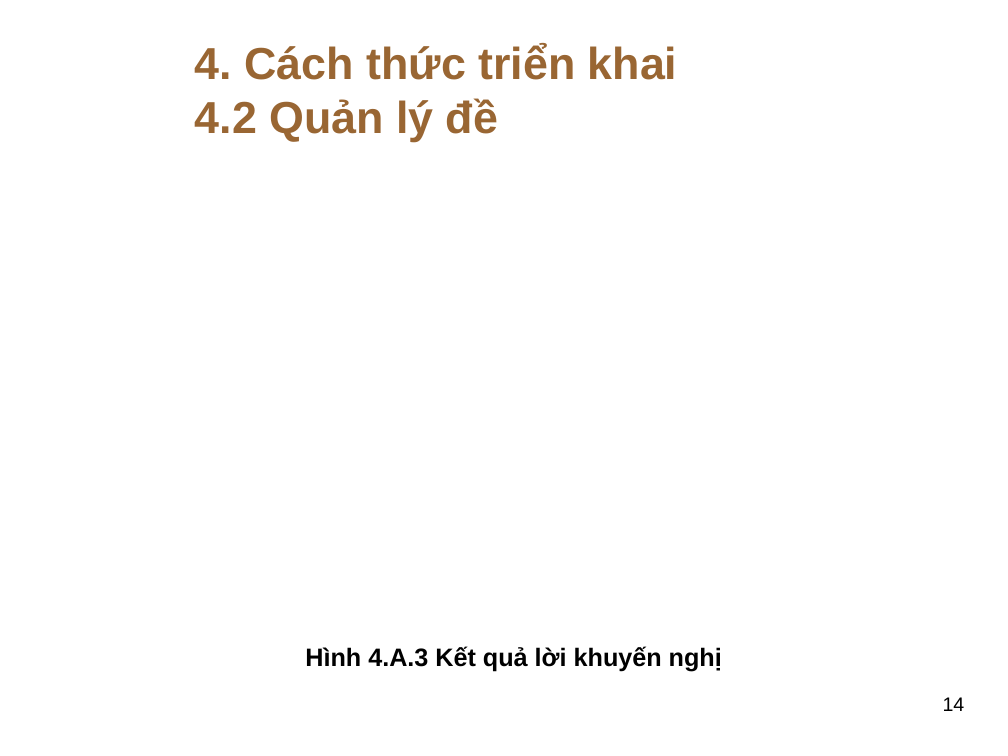
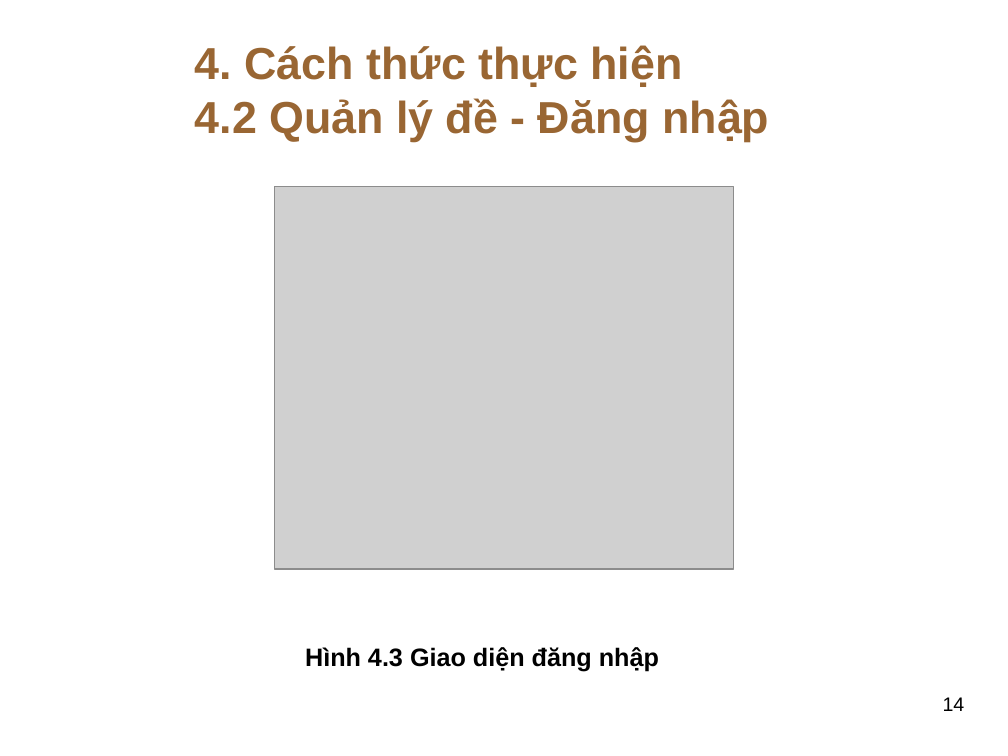
Before and after one commit to thuhuynh4393/testfrontend, a slide deck: slide 14 of Thu HUynh - SLide bao cao.ppt. Drawn at 1008x756 pixels with LibreOffice and Linux fonts; fonts in the diff are those of the drawing; grey boxes stand for pictures; background and template pictures are left out. Boxes give left, top, right and bottom in pixels: in the first picture for what was removed or moved away, otherwise in the second. Text is boxed around its words. In the diff, an @@ line names an element or a change of style, - is before the commit and + after.

```diff
--- a/Thu HUynh - SLide bao cao.ppt
+++ b/Thu HUynh - SLide bao cao.ppt
@@ text at box(195, 45, 769, 141): text changed @@
-4. Cách thức triển khai
-4.2 Quản lý đề
+4. Cách thức thực hiện
+4.2 Quản lý đề - Đăng nhập
@@ picture added at box(274, 186, 734, 569) @@
@@ text at box(305, 647, 659, 671): text changed @@
-Hình 4.A.3 Kết quả lời khuyến nghị
+Hình 4.3 Giao diện đăng nhập
```
Also in this commit, not shown: 11 other slides changed, 7 slides added, 3 slides removed.
